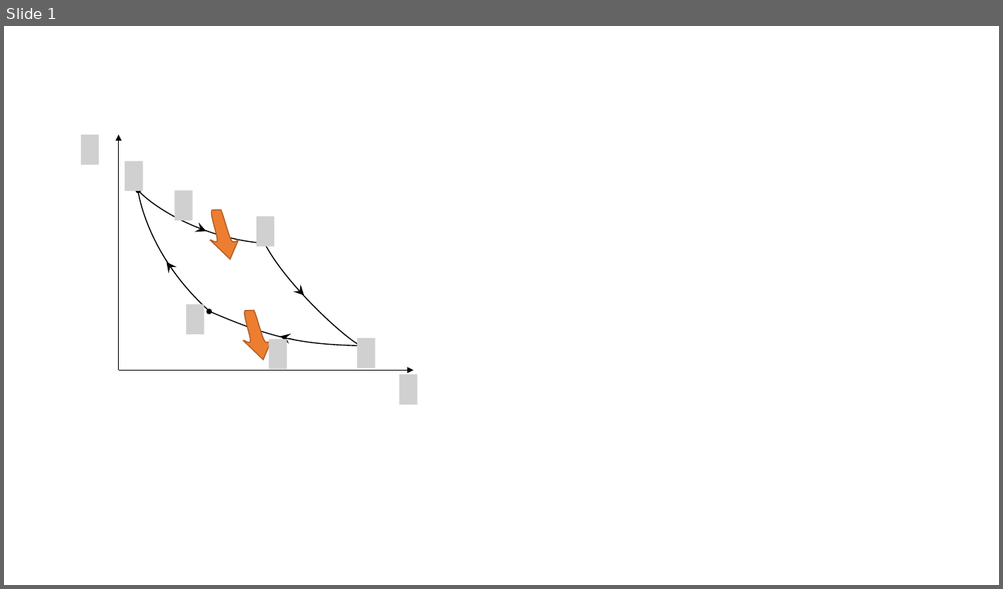
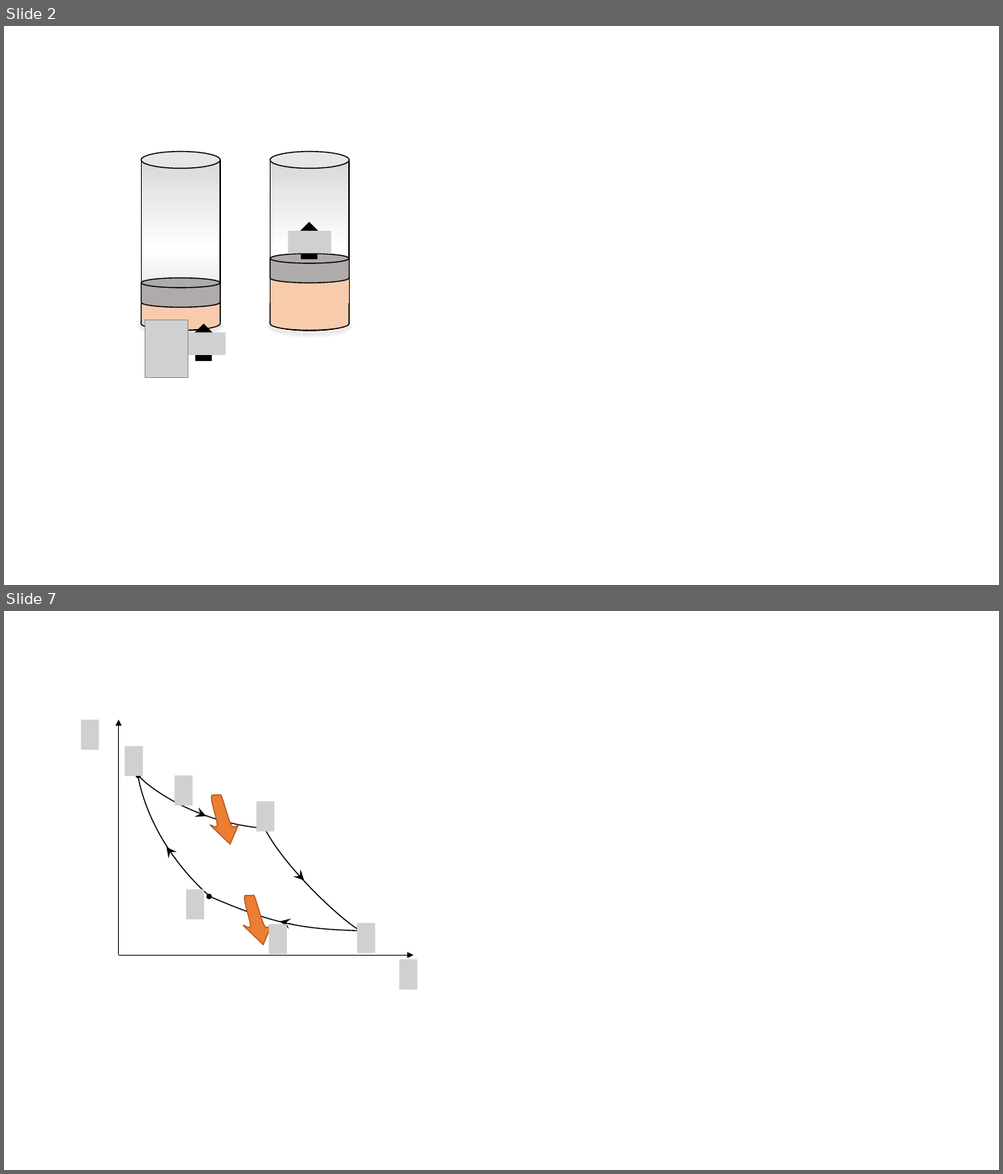
Before and after one commit to gravmath/BlogWyrm, a slide deck: Posts/2021/Dec/UndertheHood/UTH_12(Dec)_2021_Classical Entropy_art.pptx. Shown one above the other, each under a label of ours: slide 1 before the commit, slides 2 and 7 after it; the slides between them are not shown. The pictures are 1003x589 and 1003x1174 pixels, drawn with LibreOffice and Linux fonts; fonts in the diff are those of the drawing; grey boxes stand for pictures. Boxes give left, top, right and bottom in pixels: in the first picture for what was removed or moved away, otherwise in the second. Text is boxed around its words. In the diff, an @@ line names an element or a change of style, - is before the commit and + after.

```diff
--- a/Posts/2021/Dec/UndertheHood/UTH_12(Dec)_2021_Classical Entropy_art.pptx
+++ b/Posts/2021/Dec/UndertheHood/UTH_12(Dec)_2021_Classical Entropy_art.pptx
@@ slide 2 added at (4,26,999,585), background #FFFFFF @@
@@ group added at (270,151,350,331): 2 ellipses, 2 rectangles, 2 lines, 1 freeform shape, 1 cylinder @@
@@ down arrow added at (293,223,324,259), fill #000000, outline #000000 1 pt @@
@@ picture added at (288,231,332,254) @@
@@ group added at (142,151,220,331): 2 ellipses, 1 rectangle, 1 freeform shape, 1 cylinder @@
@@ picture added at (145,321,188,378) @@
@@ picture added at (182,332,225,355) @@
@@ down arrow added at (188,324,219,360), fill #000000, outline #000000 1 pt @@
@@ what was slide 1 is now slide 7 @@
```
Also in this commit, not shown: 10 other slides added, 18 other files.
